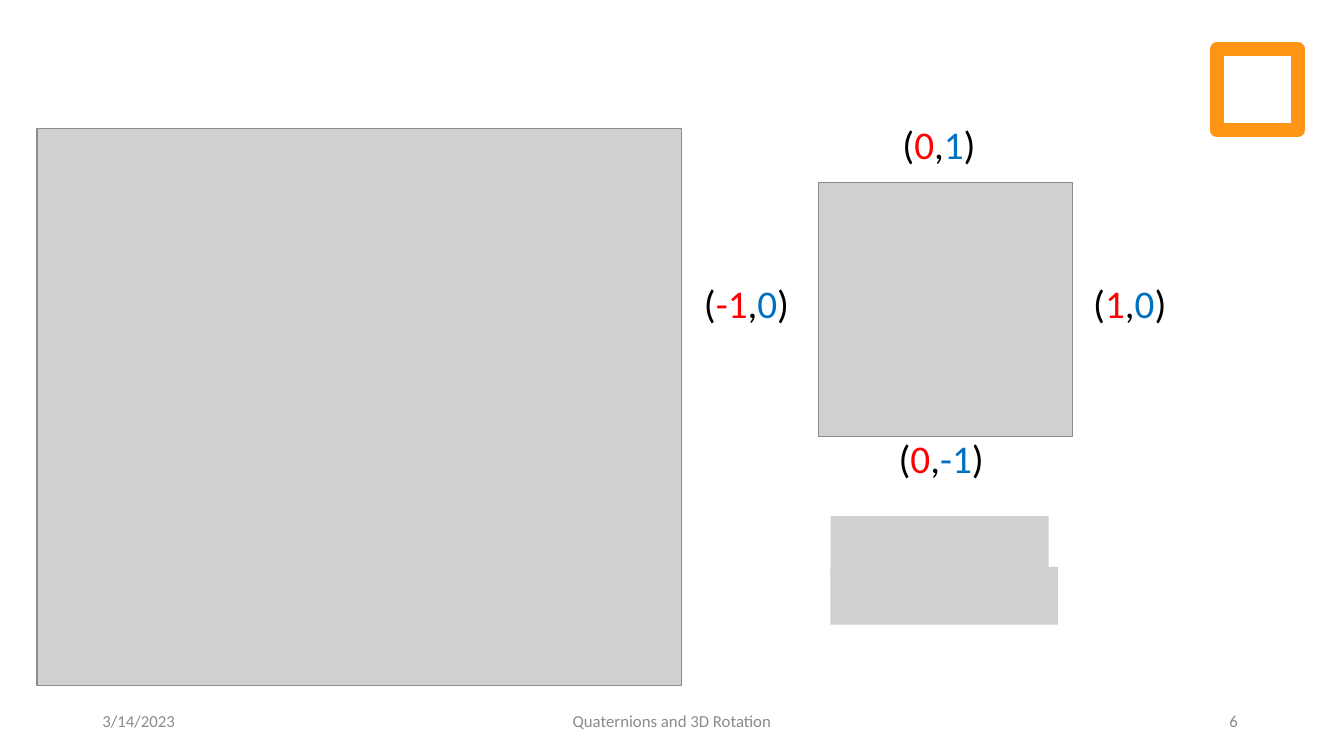
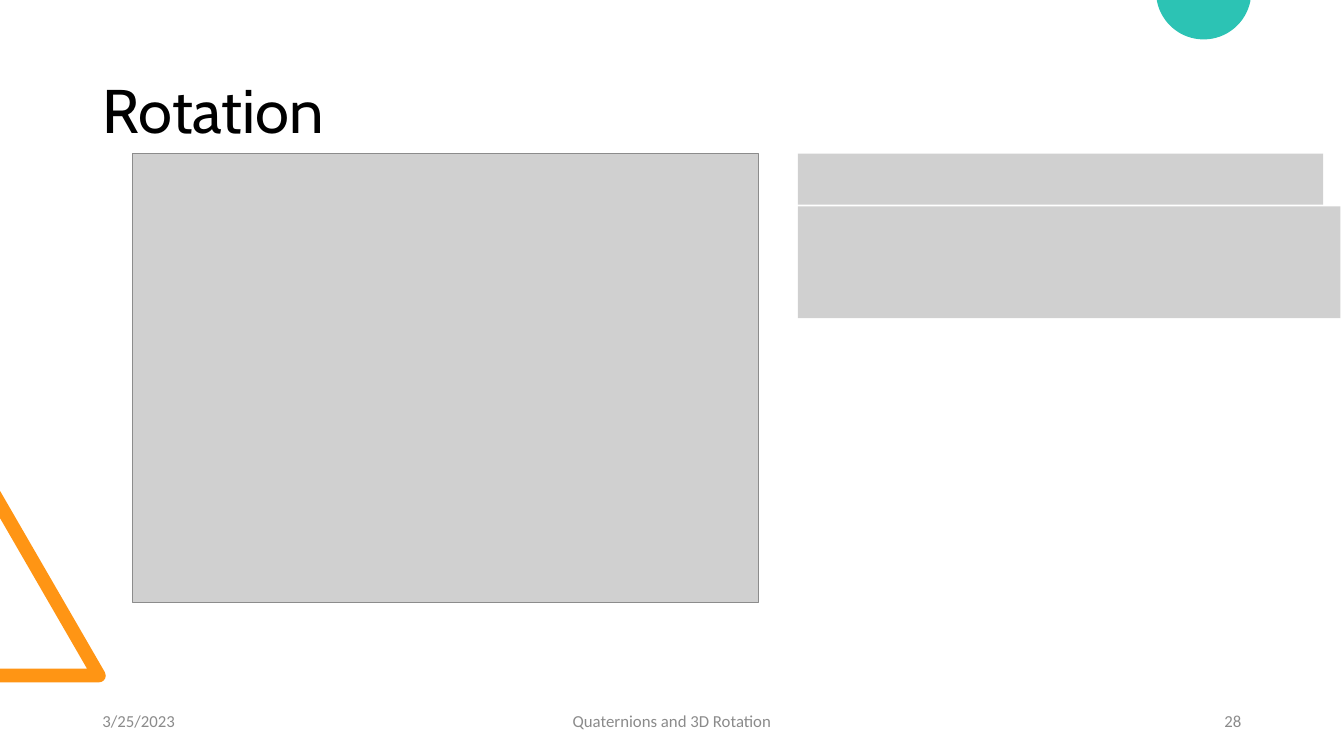
Before and after one commit to LukasGoodman23/QuaternionsVSEulerRotations, a slide deck: slide 28 of Quaternions and Three-Dimensional Rotations.pptx (slide 6 before the commit). Drawn at 1344x756 pixels with LibreOffice and Linux fonts; fonts in the diff are those of the drawing; grey boxes stand for pictures. Boxes give left, top, right and bottom in pixels: in the first picture for what was removed or moved away, otherwise in the second. Text is boxed around its words. In the diff, an @@ line names an element or a change of style, - is before the commit and + after.

```diff
--- a/Quaternions and Three-Dimensional Rotations.pptx
+++ b/Quaternions and Three-Dimensional Rotations.pptx
@@ rectangle removed at (0,0,1344,756) @@
@@ freeform shape removed at (1125,0,1250,52) @@
@@ rectangle removed at (1217,49,1298,130) @@
@@ title added at (103,90,324,134), 44 pt, text #000000 @@
+Rotation
@@ text removed at (902,130,975,165) @@
-(0,1)
@@ picture: place and size @@
-picture at (37,128,682,686)
+picture at (132,154,758,603)
@@ picture added at (798,154,1323,205) @@
@@ picture added at (798,207,1340,319) @@
@@ picture removed at (819,182,1074,438) @@
@@ text removed at (704,289,789,324) @@
-(-1,0)
@@ text removed at (1093,289,1166,324) @@
-(1,0)
@@ arc (boxed as its full ellipse) removed at (52,338,399,685) @@
@@ text removed at (899,444,984,479) @@
-(0,-1)
@@ freeform shape added at (0,491,105,682), fill #FF9514 @@
@@ picture removed at (831,516,1049,574) @@
@@ picture removed at (831,567,1059,624) @@
@@ freeform shape removed at (14,630,210,756) @@
@@ text at (102,715,174,728): text changed @@
-3/14/2023
+3/25/2023
@@ page number at (1224,715,1241,727): text changed @@
-6
+28
```
Also in this commit, not shown: 22 other slides changed, 6 slides added, 7 slides removed, 8 other files.
